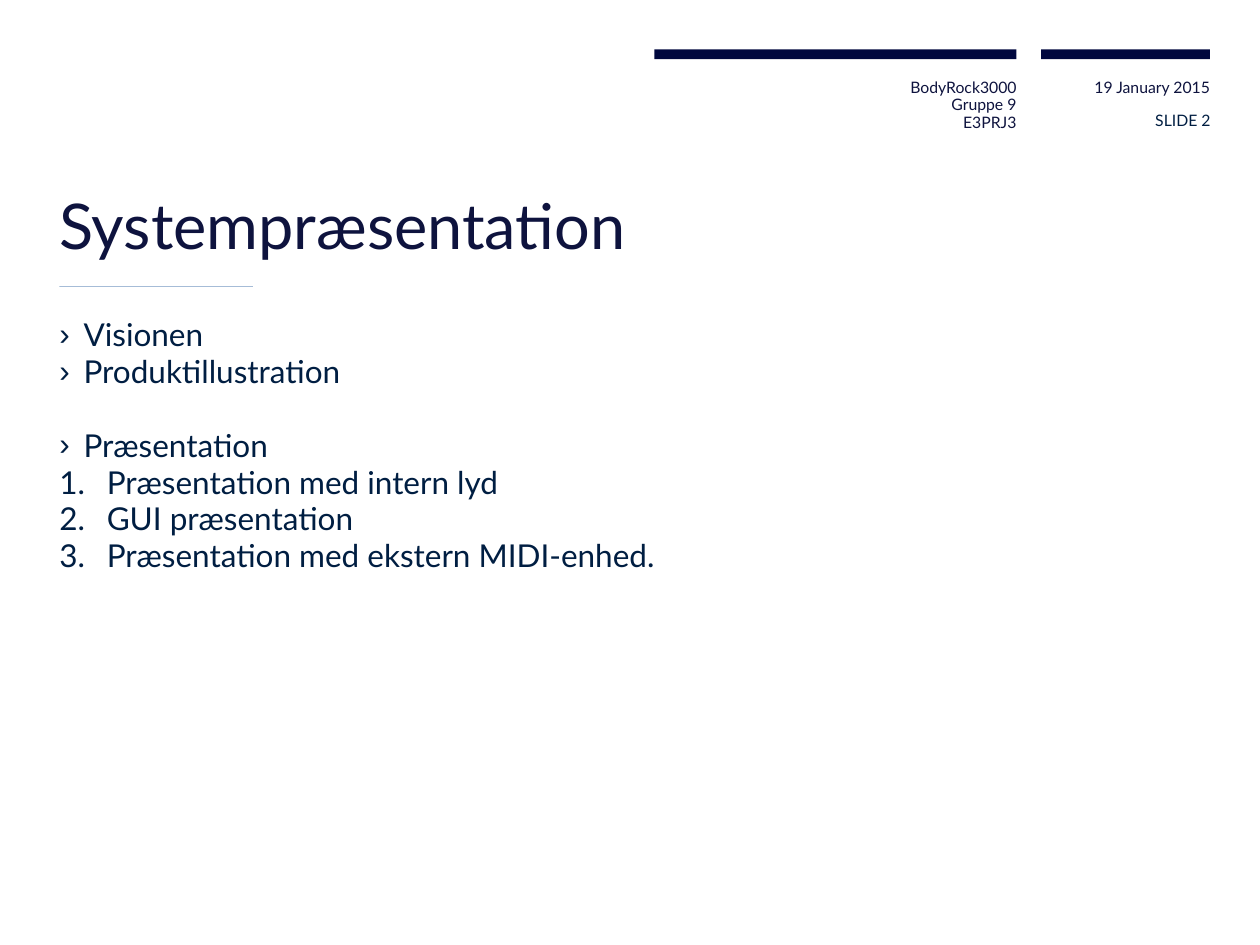
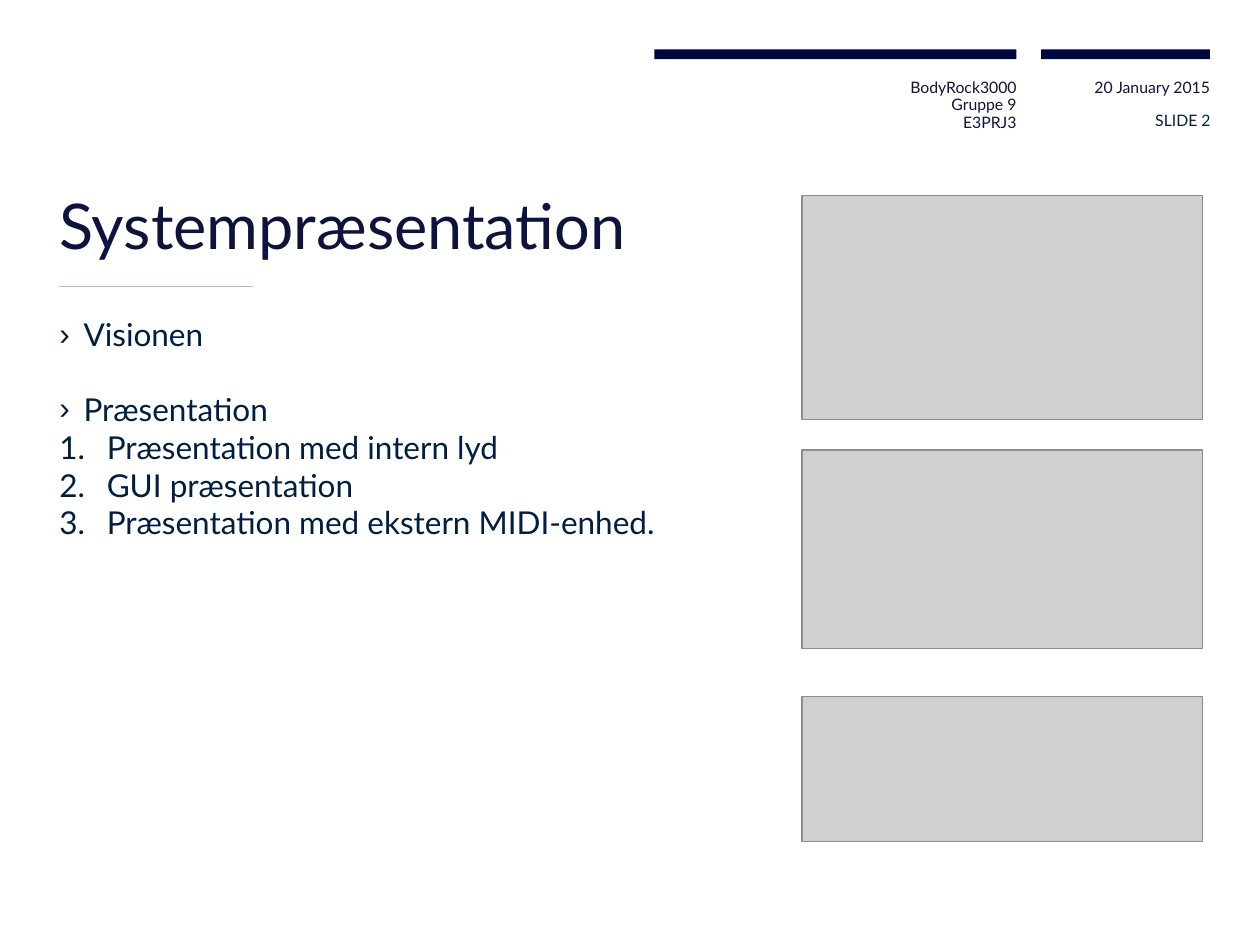
Before and after one commit to Ztuff/E3PRJ3, a slide deck: slide 2 of Fremlæggelse/BodyRock3000 præsentation.pptx. Drawn at 1260x945 pixels with LibreOffice and Linux fonts; fonts in the diff are those of the drawing; grey boxes stand for pictures; background and template pictures are left out. Boxes give left, top, right and bottom in pixels: in the first picture for what was removed or moved away, otherwise in the second. Text is boxed around its words. In the diff, an @@ line names an element or a change of style, - is before the commit and + after.

```diff
--- a/Fremlæggelse/BodyRock3000 præsentation.pptx
+++ b/Fremlæggelse/BodyRock3000 præsentation.pptx
@@ text at (x1=1094, y1=81, x2=1210, y2=96): text changed @@
-19 January 2015
+20 January 2015
@@ picture added at (x1=801, y1=195, x2=1202, y2=420) @@
@@ text at (x1=84, y1=359, x2=341, y2=384): paragraph removed @@
-› Produktillustration
@@ text at (x1=84, y1=398, x2=655, y2=535): line spacing 21pt to 1 @@
@@ picture added at (x1=801, y1=450, x2=1202, y2=649) @@
@@ picture added at (x1=801, y1=697, x2=1202, y2=842) @@
```
Also in this commit, not shown: 2 other slides changed, 2 other files.
